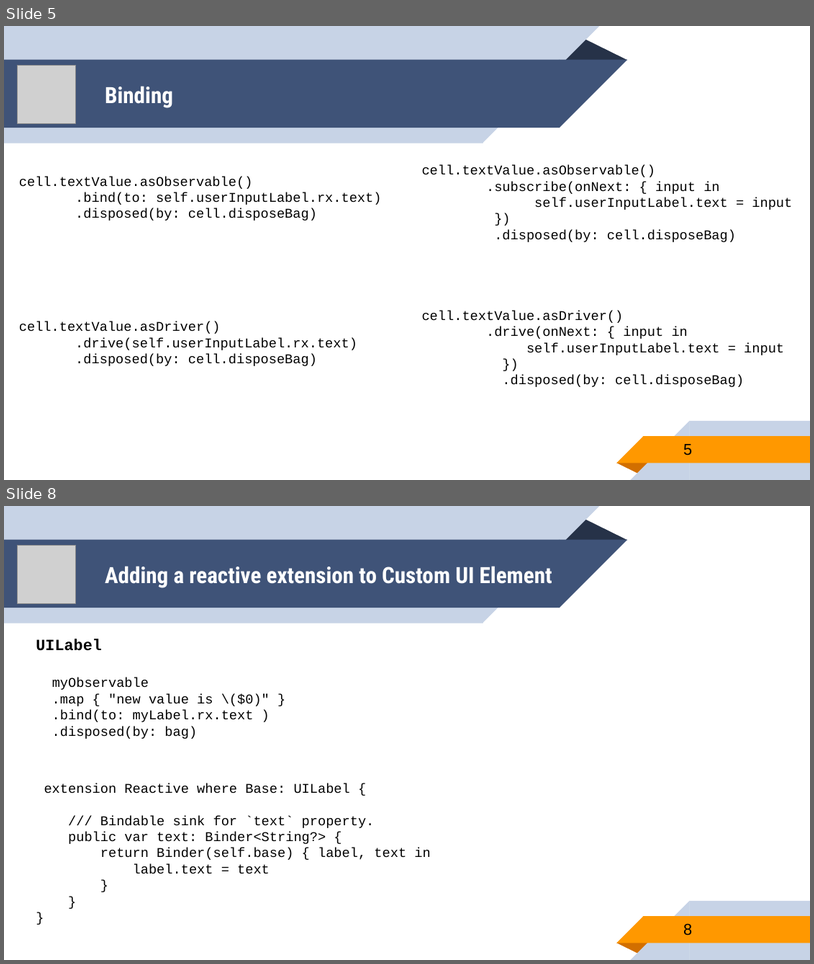
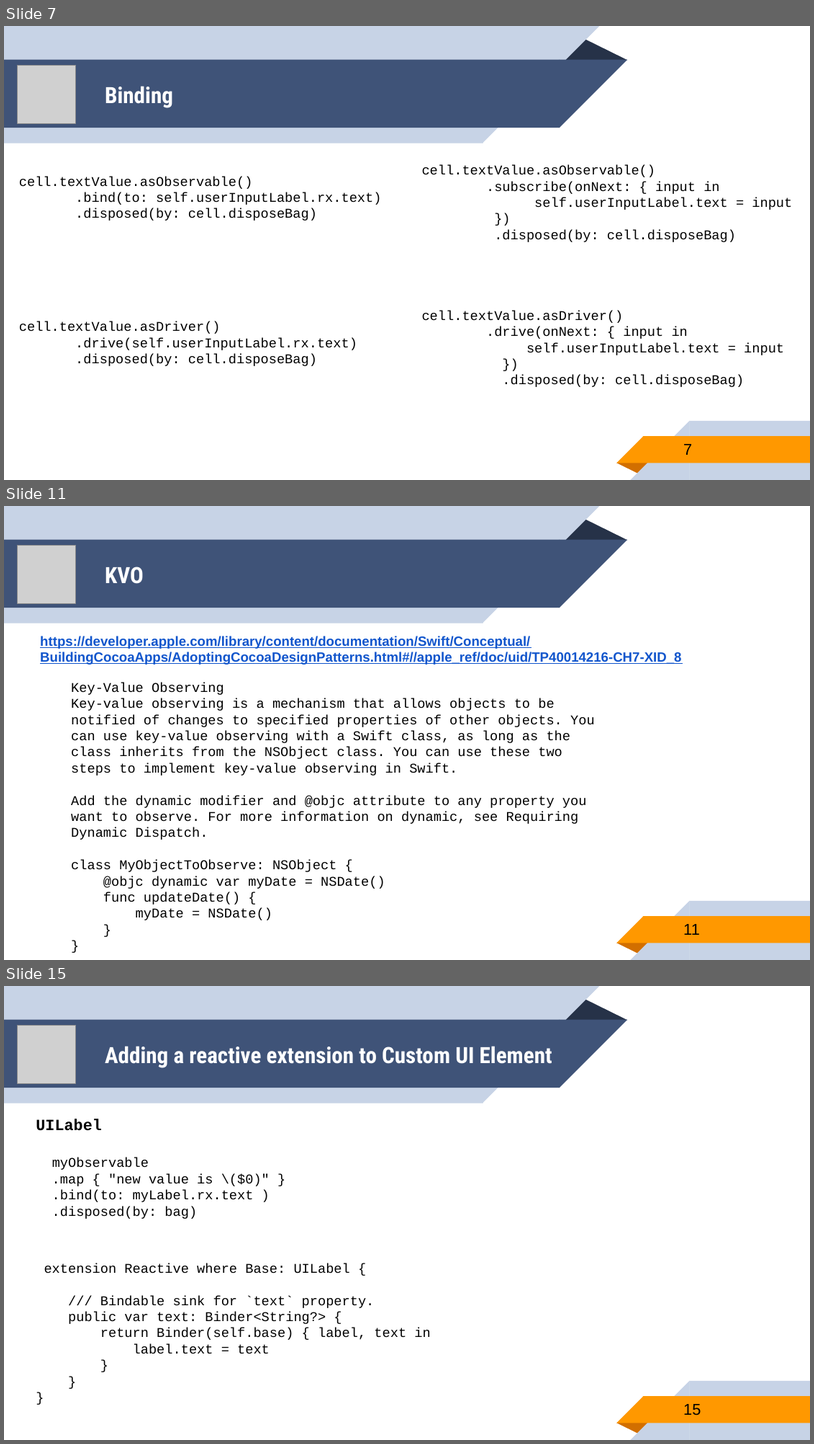
Before and after one commit to younghwankim/RxSwiftClass, a slide deck: AdvancedRxSwift/day4/AdvancedRxSwift4.pptx. Shown one above the other, each under a label of ours: slides 5 and 8 before the commit, slides 7, 11 and 15 after it; the slides between them are not shown. The pictures are 814x964 and 814x1444 pixels, drawn with LibreOffice and Linux fonts; fonts in the diff are those of the drawing; grey boxes stand for pictures. Boxes give left, top, right and bottom in pixels: in the first picture for what was removed or moved away, otherwise in the second. Text is boxed around its words. In the diff, an @@ line names an element or a change of style, - is before the commit and + after.

Commit message:
Advanced RxSwift - more contents in day4, binding

```diff
--- a/AdvancedRxSwift/day4/AdvancedRxSwift4.pptx
+++ b/AdvancedRxSwift/day4/AdvancedRxSwift4.pptx
@@ slide 11 added at <box>4,506,810,960</box>, background #FFFFFF; not listed: 10 template elements that a slide beside it also shows @@
@@ picture added at <box>18,545,77,604</box> @@
@@ title added at <box>105,566,144,584</box>, 20 pt, text #FFFFFF, bold @@
+KVO
@@ text added at <box>40,636,682,664</box>, 12 pt, text #1155CC, bold, underline @@
+https://developer.apple.com/library/content/documentation/Swift/Conceptual/
+BuildingCocoaApps/AdoptingCocoaDesignPatterns.html#//apple_ref/doc/uid/TP40014216-CH7-XID_8
@@ text added at <box>71,682,595,920</box>, 12 pt, text #000000 @@
+Key-Value Observing
+Key-value observing is a mechanism that allows objects to be notified of changes to specified properties of other objects. You can use key-value observing with a Swift class, as long as the class inherits from the NSObject class. You can use these two steps to implement key-value observing in Swift.
+Add the dynamic modifier and @objc attribute to any property you want to observe. For more information on dynamic, see Requiring Dynamic Dispatch.
+class MyObjectToObserve: NSObject {
+@objc dynamic var myDate = NSDate()
+func updateDate() {
+myDate = NSDate()
+}
+}
@@ page number added at <box>684,924,700,934</box>, 14 pt, text #000000 @@
+11
@@ what was slide 5 is now slide 7 @@
@@ page number at <box>684,444,692,454</box>: text changed @@
-5
+7
@@ what was slide 8 is now slide 15 @@
@@ page number at <box>684,1404,701,1415</box>: text changed @@
-8
+15
```
Also in this commit, not shown: 4 slides changed, 6 other slides added, 5 other files.
